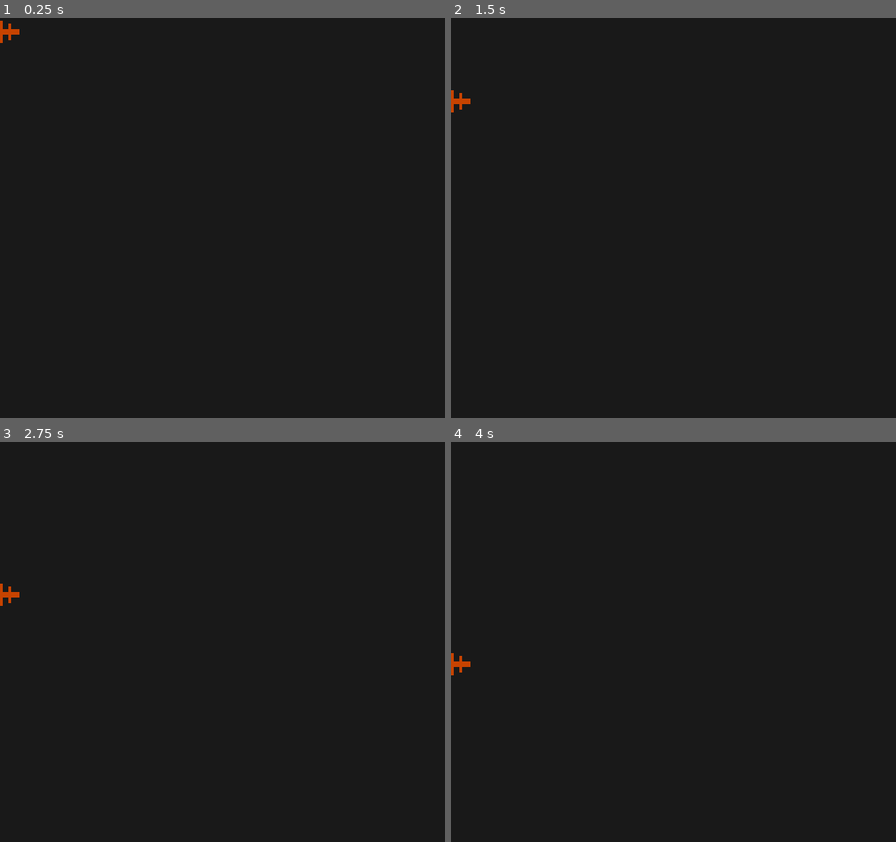
Above: before the commit, frames 1-4 (two rows, left to right).
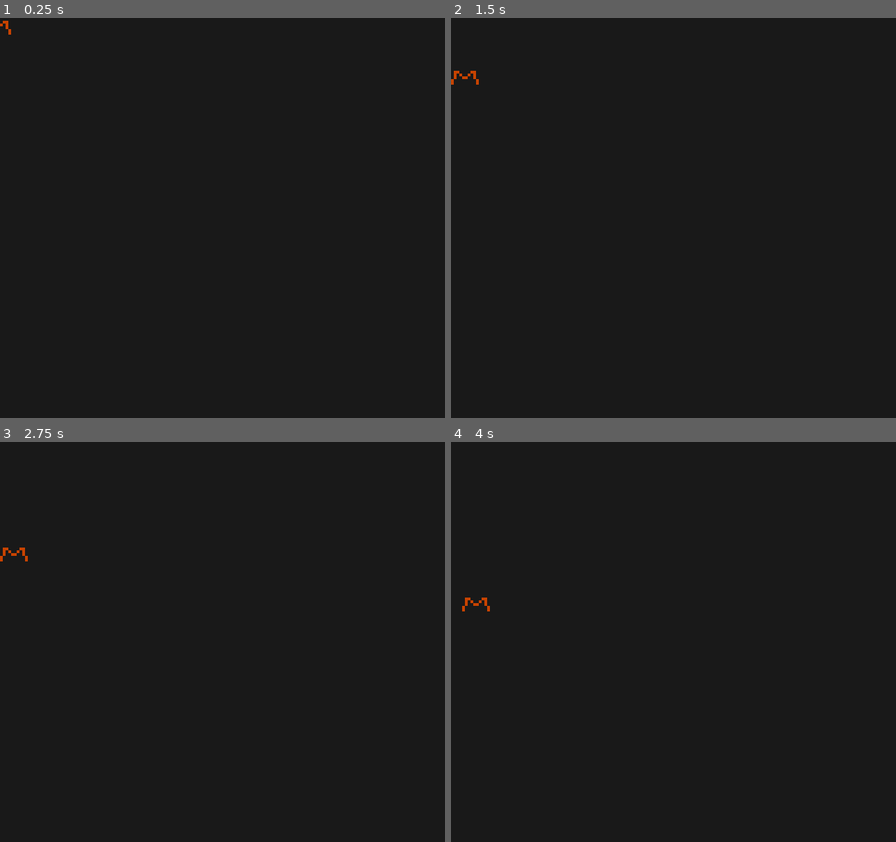
Above: after the commit, the same moments.

Repository: GargantuaM87/gb14
Game: Godot game, scene res://screens/main/monsters/monster_1/monster_1.tscn
The game is run twice, just before and just after one commit, with the same random seed, the same clock (stepped at 60 frames per second) and the same inputs. This scene is started directly instead of the project's main scene.
Inputs (mouse positions are in pixels of both pictures, inside the frame that each line leads up to):
- Up to frame 1 (0.25 s): no input
- Up to frame 2 (1.5 s): tap Enter at 0.5 s; move the mouse to (771, 198) at 0.52 s; hold Right (right) 0.53-1.25 s; tap Up (any_keyboard_action) at 0.6 s; click (771, 198) at 0.67 s; drag from (584, 238) to (651, 298) at 1.27 s
- Up to frame 3 (2.75 s): move the mouse to (267, 554) at 2.02 s; hold Right (right) from 2.03 s (still down); tap Up (any_keyboard_action) at 2.1 s
- Up to frame 4 (4 s): release Right (right) at 2.75 s; drag from (651, 722) to (540, 582) at 2.77 s; move the mouse to (807, 702) at 3.52 s; hold Left (left) from 3.53 s (still down); tap Up (any_keyboard_action) at 3.6 s

The runs differ from the first frame. In frame 1, 0.1% of the frame differs, in the area x 0-5%, y 0-7%; in frame 2, 0.2%, in the area x 0-7%, y 13-24%; in frame 3, 0.2%; in frame 4, 0.2%.

Commit message:
Updated monster 1

Diff:
--- a/screens/main/main.gd
+++ b/screens/main/main.gd
@@ -61,10 +61,17 @@
 		GlobalState.seconds_until_next_wave -= 1
 
 func spawn_monster_wave() -> void:
+	# Spread out the monsters horizontally
+	var spawn_x_offsets: Array[float] = []
+	const spawn_offset_count := 8
+	for i in range(spawn_offset_count):
+		spawn_x_offsets.append(lerpf(-80.0, 80.0, float(i) / (spawn_offset_count - 1.0)))
+	spawn_x_offsets.shuffle()
+
 	for i in range(3):
 		var monster := monster_scenes.pick_random().instantiate() as Node2D
 		monster.global_position.y = monster_spawn_position.global_position.y
-		monster.global_position.x = monster_spawn_position.global_position.x + randf_range(-50, 50)
+		monster.global_position.x = monster_spawn_position.global_position.x + spawn_x_offsets[i] + randf_range(-2.0, 2.0)
 		monsters.add_child(monster)
 
 func is_above_ground() -> bool:
--- a/screens/main/monsters/monster_1/monster_1.gd
+++ b/screens/main/monsters/monster_1/monster_1.gd
@@ -1,10 +1,36 @@
 extends Monster
 
-const SPEED := 20.0
+const SPEED := 15.0
 const DAMAGE := 1
 
+const MIN_DESCENT_ANGLE_DEGREES := 5.0
+const MAX_DESCENT_ANGLE_DEGREES := 25.0
+const SWAY_AMPLITUDE := 2.0
+const SWAY_CYCLE_DURATION := 2.0
+
+var _spawn_position := Vector2.ZERO
+var _descent_direction := Vector2.DOWN
+var _sway_direction := Vector2.RIGHT
+var _elapsed_time := 0.0
+
+func _ready() -> void:
+	_spawn_position = position
+
+	var minimum_angle := minf(MIN_DESCENT_ANGLE_DEGREES, MAX_DESCENT_ANGLE_DEGREES)
+	var maximum_angle := maxf(MIN_DESCENT_ANGLE_DEGREES, MAX_DESCENT_ANGLE_DEGREES)
+	var descent_angle := deg_to_rad(randf_range(minimum_angle, maximum_angle))
+	if randf() < 0.5:
+		descent_angle = - descent_angle
+
+	_descent_direction = Vector2(sin(descent_angle), cos(descent_angle)).normalized()
+	_sway_direction = Vector2(-_descent_direction.y, _descent_direction.x)
+
 func _process(delta: float) -> void:
-	position.y += SPEED * delta
+	_elapsed_time += delta
+
+	var centerline_position := _spawn_position + _descent_direction * SPEED * _elapsed_time
+	var sway := sin(TAU * _elapsed_time / SWAY_CYCLE_DURATION) * SWAY_AMPLITUDE
+	position = centerline_position + _sway_direction * sway
 
 func _on_area_2d_area_entered(_area: Area2D) -> void:
 	if is_queued_for_deletion():
--- a/screens/main/monsters/monster_1/monster_1.tscn
+++ b/screens/main/monsters/monster_1/monster_1.tscn
@@ -3,37 +3,71 @@
 [ext_resource type="Script" uid="uid://f6iasf0ksylm" path="res://screens/main/monsters/monster_1/monster_1.gd" id="1_8ku3b"]
 
 [sub_resource type="RectangleShape2D" id="RectangleShape2D_vbx3x"]
-size = Vector2(14, 6)
+size = Vector2(10, 5)
 
 [node name="Monster1" type="Node2D" unique_id=1222954009 groups=["monsters"]]
 script = ExtResource("1_8ku3b")
 
 [node name="ColorRect" type="ColorRect" parent="." unique_id=1642742124]
-offset_left = -7.0
-offset_top = -1.0
-offset_right = 7.0
-offset_bottom = 1.0
+offset_left = -3.0
+offset_top = -3.0
+offset_right = -2.0
+offset_bottom = -2.0
 color = Color(0.7806013, 0.26119012, 0, 1)
 
-[node name="ColorRect2" type="ColorRect" parent="." unique_id=1476309590]
+[node name="ColorRect2" type="ColorRect" parent="." unique_id=1010734401]
+offset_left = -2.0
+offset_top = -2.0
+offset_right = -1.0
+offset_bottom = -1.0
+color = Color(0.7806013, 0.26119012, 0, 1)
+
+[node name="ColorRect3" type="ColorRect" parent="." unique_id=2022665464]
 offset_left = -1.0
-offset_top = -4.0
+offset_top = -1.0
+color = Color(0.7806013, 0.26119012, 0, 1)
+
+[node name="ColorRect6" type="ColorRect" parent="." unique_id=1597573699]
+offset_top = -1.0
 offset_right = 1.0
-offset_bottom = 4.0
+color = Color(0.7806013, 0.26119012, 0, 1)
+
+[node name="ColorRect7" type="ColorRect" parent="." unique_id=804330403]
+offset_left = 1.0
+offset_top = -2.0
+offset_right = 2.0
+offset_bottom = -1.0
+color = Color(0.7806013, 0.26119012, 0, 1)
+
+[node name="ColorRect8" type="ColorRect" parent="." unique_id=1795118740]
+offset_left = 2.0
+offset_top = -3.0
+offset_right = 3.0
+offset_bottom = -2.0
 color = Color(0.7806013, 0.26119012, 0, 1)
 
 [node name="ColorRect4" type="ColorRect" parent="." unique_id=1801431228]
 offset_left = 3.0
 offset_top = -3.0
 offset_right = 4.0
-offset_bottom = 3.0
+color = Color(0.7806013, 0.26119012, 0, 1)
+
+[node name="ColorRect10" type="ColorRect" parent="." unique_id=674640497]
+offset_left = 4.0
+offset_right = 5.0
+offset_bottom = 2.0
 color = Color(0.7806013, 0.26119012, 0, 1)
 
 [node name="ColorRect5" type="ColorRect" parent="." unique_id=1666200434]
 offset_left = -4.0
 offset_top = -3.0
 offset_right = -3.0
-offset_bottom = 3.0
+color = Color(0.7806013, 0.26119012, 0, 1)
+
+[node name="ColorRect9" type="ColorRect" parent="." unique_id=1601493884]
+offset_left = -5.0
+offset_right = -4.0
+offset_bottom = 2.0
 color = Color(0.7806013, 0.26119012, 0, 1)
 
 [node name="Area2D" type="Area2D" parent="." unique_id=1896813591]
@@ -41,6 +75,7 @@
 collision_mask = 4
 
 [node name="CollisionShape2D" type="CollisionShape2D" parent="Area2D" unique_id=2117448837]
+position = Vector2(0, -0.5)
 shape = SubResource("RectangleShape2D_vbx3x")
 
 [connection signal="area_entered" from="Area2D" to="." method="_on_area_2d_area_entered"]
